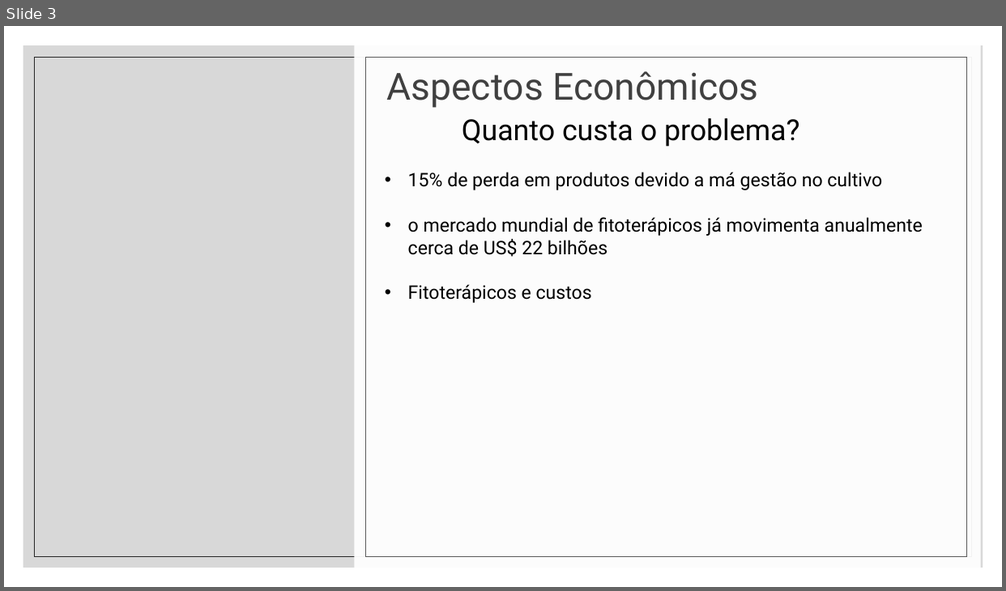
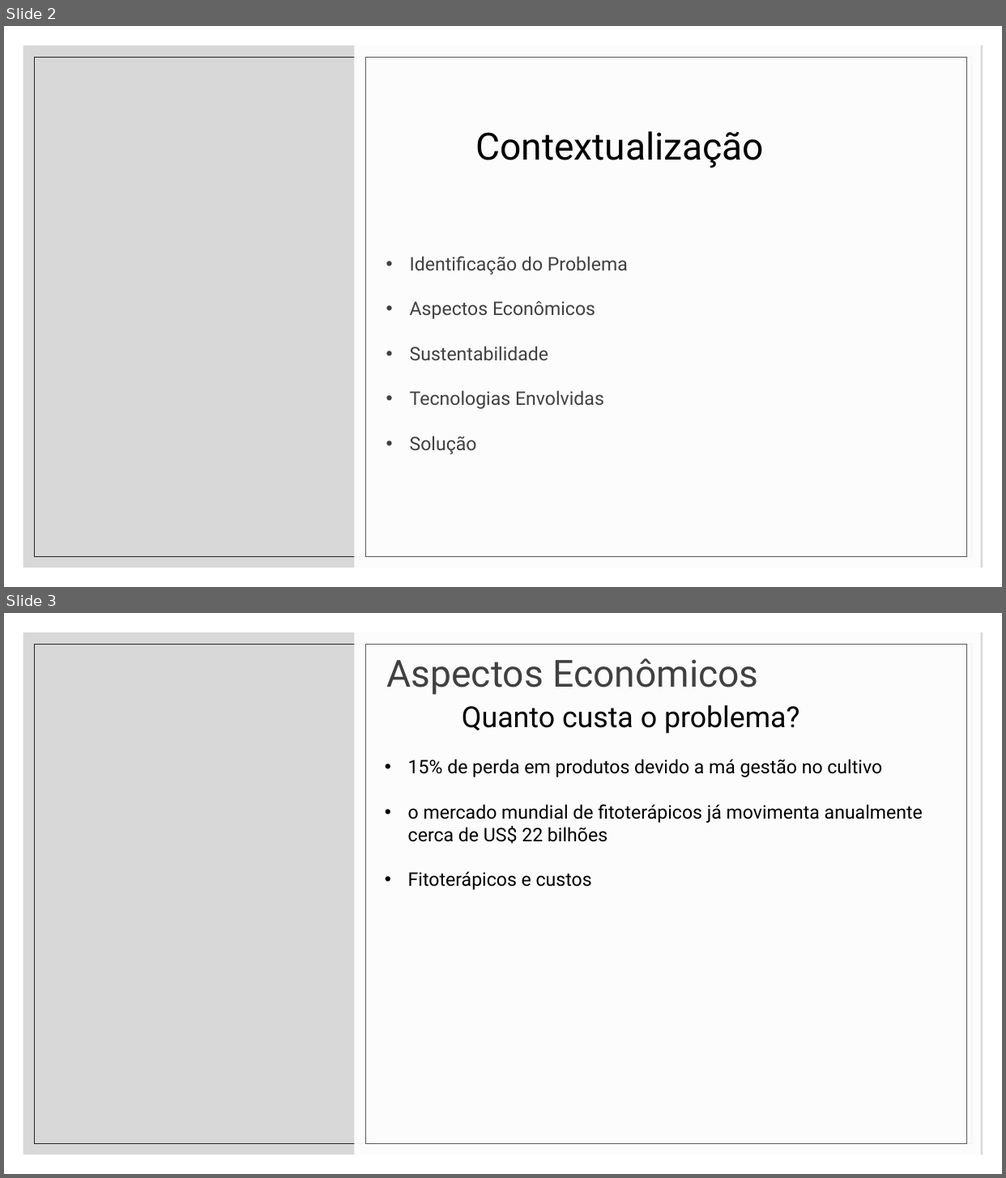
Before and after one commit to Roberto-Gomes-hub/-GroonTec, a slide deck: apresentacao/contextualizacao.pptx. Shown one above the other, each under a label of ours: slide 3 before the commit, slides 2 and 3 after it. The pictures are 1006x591 and 1006x1178 pixels, drawn with LibreOffice and Linux fonts; fonts in the diff are those of the drawing; background and template pictures are left out. Boxes give left, top, right and bottom in pixels: in the first picture for what was removed or moved away, otherwise in the second. Text is boxed around its words. In the diff, an @@ line names an element or a change of style, - is before the commit and + after.

```diff
--- a/apresentacao/contextualizacao.pptx
+++ b/apresentacao/contextualizacao.pptx
@@ slide 2 added at box(4, 26, 1002, 587), background picture (left out); not listed: 2 template elements that a slide beside it also shows @@
@@ rectangle added at box(355, 45, 981, 568), fill #FFFFFF at 94% opacity @@
@@ rectangle added at box(365, 57, 967, 557), outline #595959 0.5 pt @@
@@ text added at box(475, 131, 764, 168), 36 pt, text #000000 @@
+Contextualização
@@ text added at box(410, 256, 628, 454), 18 pt, text #404040 @@
+• Identificação do Problema
+• Aspectos Econômicos
+• Sustentabilidade
+• Tecnologias Envolvidas
+• Solução
```
Also in this commit, not shown: 1 slide changed, 6 slides removed, 3 other files.
